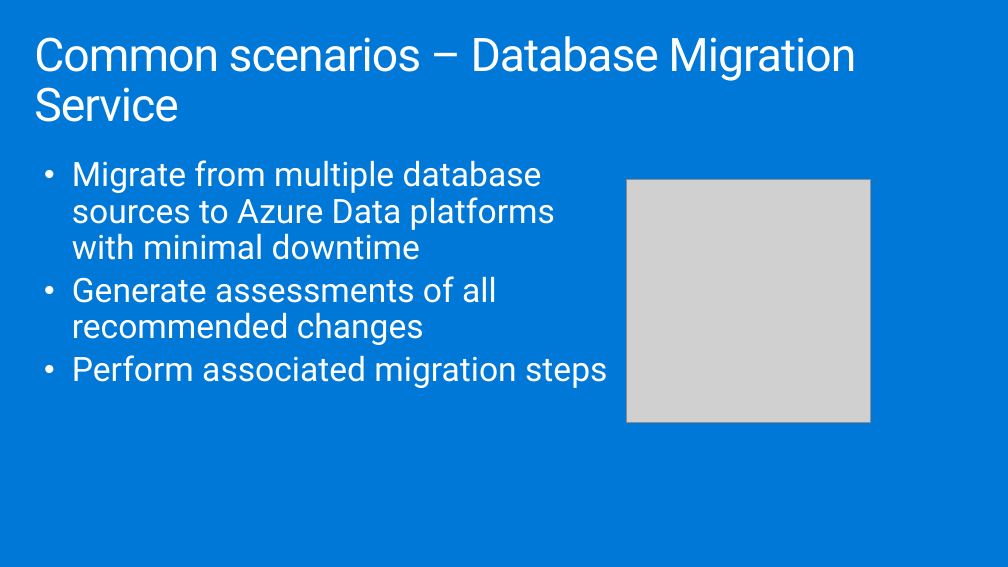
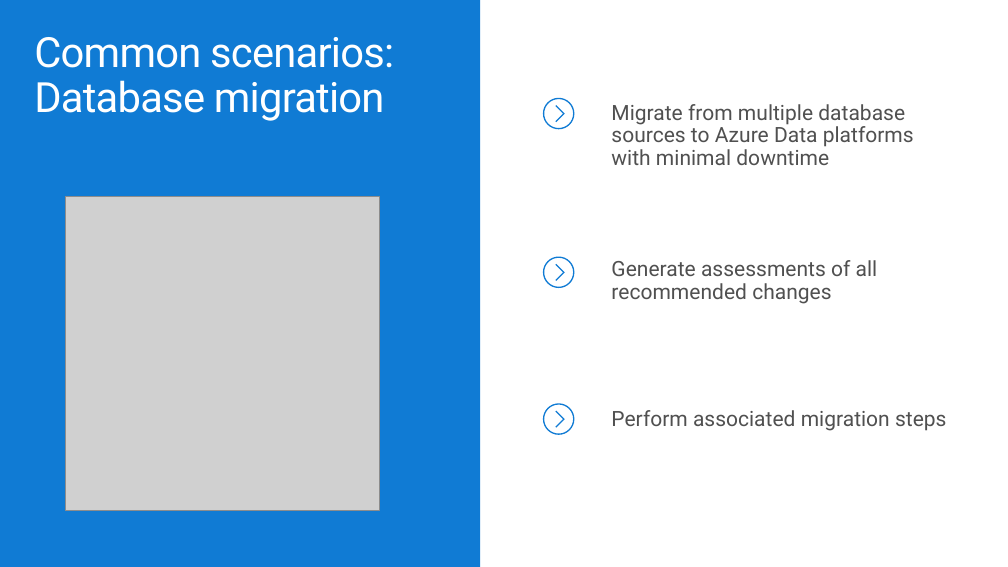
Before and after one commit to solliancenet/ica-wbs, a slide deck: slide 3 of Financial service modernization workshop/technology-overview-deck.pptx (slide 4 before the commit). Drawn at 1008x567 pixels with LibreOffice and Linux fonts; fonts in the diff are those of the drawing; grey boxes stand for pictures. Boxes give left, top, right and bottom in pixels: in the first picture for what was removed or moved away, otherwise in the second. Text is boxed around its words. In the diff, an @@ line names an element or a change of style, - is before the commit and + after.

```diff
--- a/Financial service modernization workshop/technology-overview-deck.pptx
+++ b/Financial service modernization workshop/technology-overview-deck.pptx
@@ background #0078D7 to #FFFFFF @@
@@ rectangle added at [0,0,480,567], fill #107BD4 @@
@@ title at [34,37,394,121]: text changed; size 44.1 to 39.7 pt @@
-Common scenarios – Database Migration Service
+Common scenarios:
+Database migration
@@ freeform shape added at [544,98,574,129], outline #107BD4 1.25 pt @@
@@ text added at [611,104,914,165], 20 pt, text #505050 @@
+Migrate from multiple database sources to Azure Data platforms with minimal downtime
@@ text removed at [72,160,607,388] @@
-• Migrate from multiple database sources to Azure Data platforms with minimal downtime
-• Generate assessments of all recommended changes
-• Perform associated migration steps
@@ picture: place and size @@
-picture at [627,179,870,423]
+picture at [65,197,380,511]
@@ freeform shape added at [544,257,574,287], outline #107BD4 1.25 pt @@
@@ text added at [611,260,878,304], 20 pt, text #505050 @@
+Generate assessments of all recommended changes
@@ freeform shape added at [544,404,574,434], outline #107BD4 1.25 pt @@
@@ text added at [611,410,947,431], 20 pt, text #505050 @@
+Perform associated migration steps
```
Also in this commit, not shown: 9 other slides changed, 2 slides added, 3 slides removed, 4 other files.
